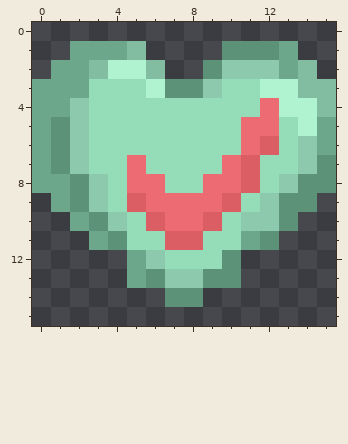
Two versions of one pixel-art sprite, assets/mctc/textures/decoration/food/heart_check.png. The picture above was drawn from the file before the commit.
The file is 16x16 pixels.
New version:
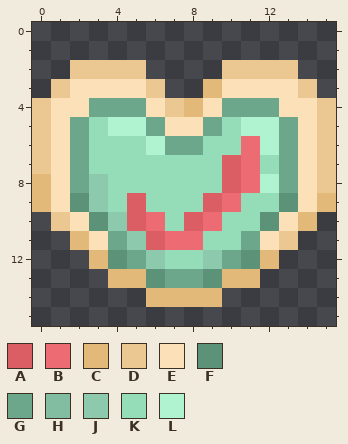
Palette (. is transparent): A #da5e64  B #ed6c73  C #e3b979  D #ebc791  E #fce1b8  F #5b9278  G #6da78b  H #83bda1  J #8dc9ac  K #94ddb8  L #aff3d1
The edit:
Changed rows in their new state; - is an unchanged pixel.
first column x 0:
 1 --....----....--
 2 -.DDDD.--.DDDD.-
 3 .DEEEED..CEEEED.
 4 DEEGGGEDCEGGGEED
 5 DEG-LLGEEG-LLGED
 6 DEG---LGG---LGED
 7 DEG--K----AB-GED
 8 CEG--KK--KABLGED
 9 CE----KKKAB-K-EC
10 -DE--ABKAB-KFEC-
11 --CEGJABB---ED--
12 ---CF----JGFC---
13 ----CC-GG-CC----
14 ------CCCC------
